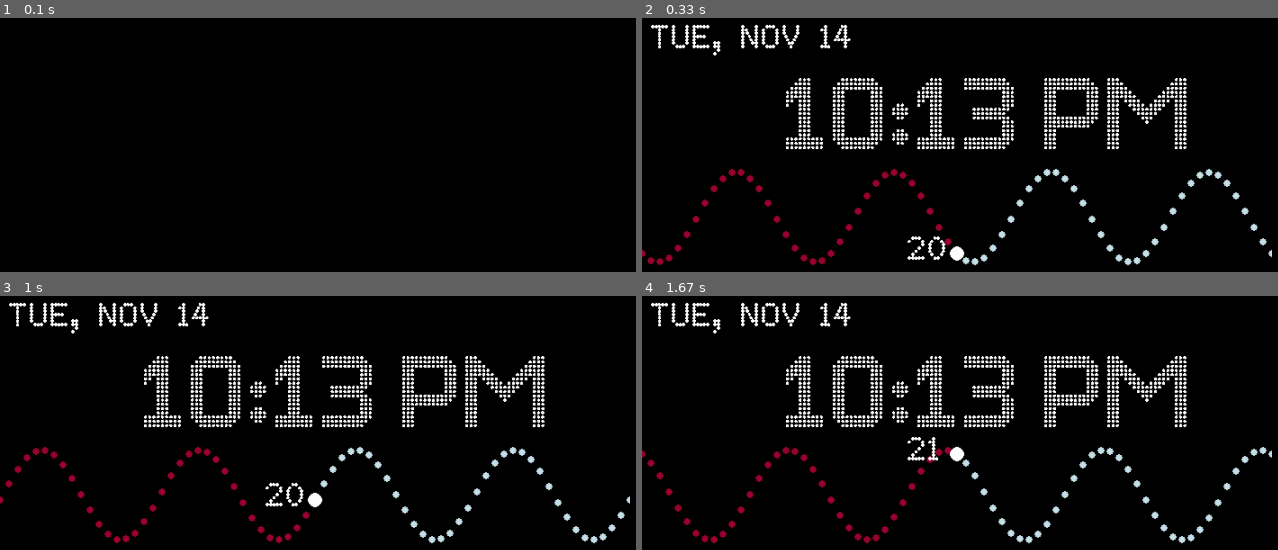
Above: before the commit, frames 1-4 (two rows, left to right).
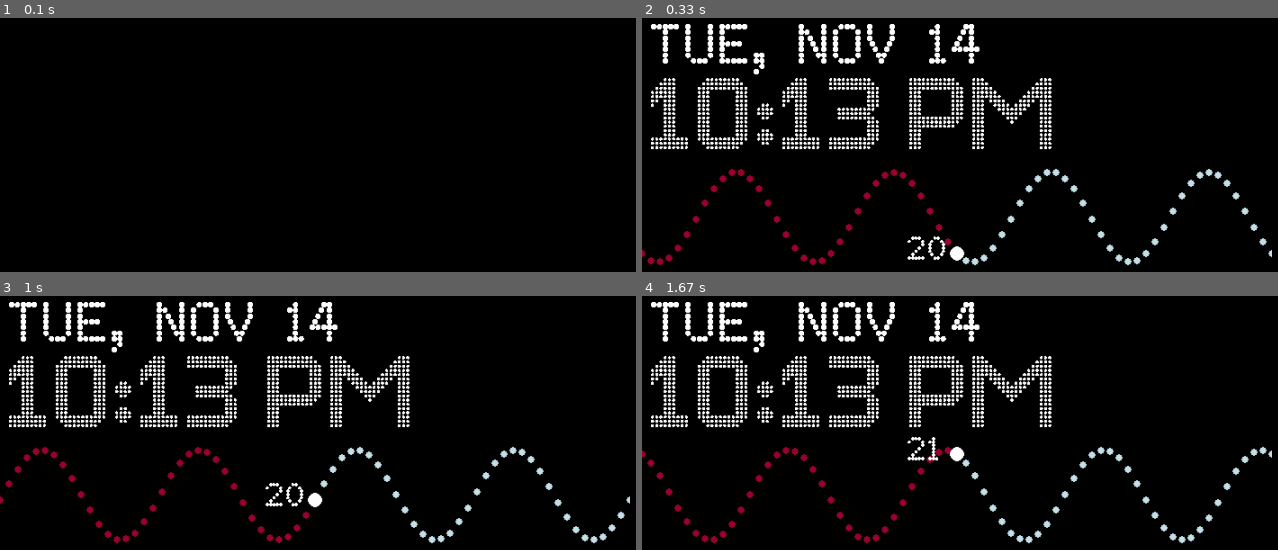
Above: after the commit, the same moments.

Repository: jdogmcsteezy/sinWaveClock
Game: pygame game, started from SinWaveClock.py
The game is run twice, just before and just after one commit, with the same random seed, the same clock (stepped at 60 frames per second) and the same inputs.
Inputs:
- Up to frame 1 (0.1 s): no input
- Up to frame 2 (0.33 s): no input
- Up to frame 3 (1 s): no input
- Up to frame 4 (1.67 s): no input

Frame 1 is identical in both runs. In frame 2, 11% of the frame differs, in the area x 1-86%, y 2-52%; in frame 3, 11%; in frame 4, 11%.

Commit message:
Change naming convention

Diff:
--- a/SinWaveClock.py
+++ b/SinWaveClock.py
@@ -8,58 +8,60 @@
   def __init__(self, height, width, bgColor, lnColor):
     pygame.Surface.__init__(self,(width, height))
     pygame.font.init()
-    self.sin_Length_ = self.get_width()
-    self.sin_DotProximity_ = 1
-    self.sin_Period_ = .25
-    self.sin_Frequency_ = 4
-    self.sin_Amplitude_ = 50 # in px
-    self.sin_YDisplacment_ = 0
-    self.sin_XDisplacment_ = 0
-    self.sin_LnColor_ = lnColor
-    self.sin_LnRadius_ = 4
-    self.bgColor_ = bgColor
-    self.bgSurface_ = pygame.Surface((width, height))
-    self.secondsFont_ = pygame.font.Font((os.path.dirname(os.path.realpath(__file__)) + '/1979_dot_matrix.ttf'), 30)
-    self.dateTimeFont_ = pygame.font.Font((os.path.dirname(os.path.realpath(__file__)) + '/charlie_dotted.ttf'), 150)
-    self.previousSec_ = int(time.time() % 60)
-    self.previousTime_ = time.strftime('%I:%M %p')
-    self.previousDate_ = time.strftime('%a, %b %d')
-    self.secondsSurface_ = self.secondsFont_.render(str(self.previousSec_), False, (255,255,255))
-    self.dateSurface_ = self.secondsFont_.render(str(self.previousDate_), False, (255,255,255))
-    self.timeSurface_ = self.dateTimeFont_.render(str(self.previousTime_), False, (255,255,255))
-    self.bgSurface_.fill(bgColor)
-    self.bgSurface_.convert()
-    self.blit(self.bgSurface_, (0,0))
+    self.sin_Length = self.get_width() + 5
+    self.sin_DotProximity = 10
+    self.sin_Period = .25
+    self.sin_Frequency = 4
+    self.sin_Amplitude = 50 # in px
+    self.sin_YDisplacment = 75
+    self.sin_XDisplacment = 0
+    self.sin_LnColorPrimary = lnColor
+    self.sin_LnColorSecondary = (158,0,49)
+    self.sin_LnRadius = 4
+    self.bgColor = bgColor
+    self.bgSurface = pygame.Surface((width, height))
+    self.secondsFont = pygame.font.Font((os.path.dirname(os.path.realpath(__file__)) + '/1979_dot_matrix.ttf'), 30)
+    self.timeFont = pygame.font.Font((os.path.dirname(os.path.realpath(__file__)) + '/1979_dot_matrix.ttf'), 50)
+    self.dateFont = pygame.font.Font((os.path.dirname(os.path.realpath(__file__)) + '/charlie_dotted.ttf'), 150)
+    self.previousSec = int(time.time() % 60)
+    self.previousTime = time.strftime('%I:%M %p')
+    self.previousDate = time.strftime('%a, %b %d')
+    self.secondsSurface = self.secondsFont.render(str(self.previousSec), False, (255,255,255))
+    self.dateSurface = self.timeFont.render(str(self.previousDate), False, (255,255,255))
+    self.timeSurface = self.dateFont.render(str(self.previousTime), False, (255,255,255))
+    self.bgSurface.fill(bgColor)
+    self.bgSurface.convert()
+    self.blit(self.bgSurface, (0,0))
     self.convert()
 
   def update(self):
     currentTime = time.strftime('%I:%M %p')
     currentDate = time.strftime('%a, %b %d')
     currentSecond = int(time.time() % 60)
-    if self.previousSec_ != currentSecond:
-      self.secondsSurface_ = self.secondsFont_.render(str(currentSecond), False, (255,255,255))
-      self.previousSec_ = currentSecond
-    if self.previousDate_ != currentDate:
-      self.dateSurface_ = self.secondsFont_.render(str(self.previousDate_), False, (255,255,255))
-      self.previousDate_ = currentDate
-    if self.previousTime_ != currentTime:
-      self.timeSurface_ = self.dateTimeFont_.render(str(self.previousTime_), False, (255,255,255))
-      self.previousTime_ = currentTime
+    if self.previousSec != currentSecond:
+      self.secondsSurface = self.secondsFont.render(str(currentSecond), False, (255,255,255))
+      self.previousSec = currentSecond
+    if self.previousDate != currentDate:
+      self.dateSurface = self.dateFont.render(str(currentDate), False, (255,255,255))
+      self.previousDate = currentDate
+    if self.previousTime != currentTime:
+      self.timeSurface = self.timeFont.render(str(currentTime), False, (255,255,255))
+      self.previousTime = currentTime
 
-    self.blit(self.bgSurface_, (0,0))
-    for x in range(0, self.sin_Length_, self.sin_DotProximity_):
-        y = int((self.get_height()/2) + self.sin_Amplitude_*math.sin(self.sin_Frequency_*((float(x)/self.get_width())*(2*math.pi) + ((self.sin_Period_*time.time()*math.pi))))) + self.sin_YDisplacment_
-        pygame.draw.circle(self, self.sin_LnColor_, (x + self.sin_XDisplacment_,y), self.sin_LnRadius_)
-        if (x - (self.sin_Length_)/2) < self.sin_DotProximity_/2 :
-          pygame.draw.circle(self, (158,0,49), (x + self.sin_XDisplacment_,y), 4)
-        if (abs(x - (self.sin_Length_)/2) < self.sin_DotProximity_/2) and (y < self.sin_YDisplacment_ + (self.get_height()/2)) :
-          pygame.draw.circle(self, (255,255,255), (x + self.sin_XDisplacment_,y), 8)
-          self.blit(self.secondsSurface_,(x + self.sin_XDisplacment_ - 55,y - 20))
-        elif (abs(x - (self.sin_Length_)/2) < self.sin_DotProximity_/2) and (y >= self.sin_YDisplacment_ + (self.get_height()/2)):
-          pygame.draw.circle(self, (255,255,255), (x + self.sin_XDisplacment_,y), 8)
-          self.blit(self.secondsSurface_,(x + self.sin_XDisplacment_ - 55,y - 20))
-        self.blit(self.dateSurface_, (10, 10))
-        self.blit(self.timeSurface_, (160, 45))
+    self.blit(self.bgSurface, (0,0))
+    for x in range(0, self.sin_Length, self.sin_DotProximity):
+        y = int((self.get_height()/2) + self.sin_Amplitude*math.sin(self.sin_Frequency*((float(x)/self.get_width())*(2*math.pi) + ((self.sin_Period*time.time()*math.pi))))) + self.sin_YDisplacment
+        pygame.draw.circle(self, self.sin_LnColorPrimary, (x + self.sin_XDisplacment,y), self.sin_LnRadius)
+        if (x - (self.sin_Length)/2) < self.sin_DotProximity/2 :
+          pygame.draw.circle(self, self.sin_LnColorSecondary, (x + self.sin_XDisplacment,y), 4)
+        if (abs(x - (self.sin_Length)/2) < self.sin_DotProximity/2) and (y < self.sin_YDisplacment + (self.get_height()/2)) :
+          pygame.draw.circle(self, (255,255,255), (x + self.sin_XDisplacment,y), 8)
+          self.blit(self.secondsSurface,(x + self.sin_XDisplacment - 55,y - 20))
+        elif (abs(x - (self.sin_Length)/2) < self.sin_DotProximity/2) and (y >= self.sin_YDisplacment + (self.get_height()/2)):
+          pygame.draw.circle(self, (255,255,255), (x + self.sin_XDisplacment,y), 8)
+          self.blit(self.secondsSurface,(x + self.sin_XDisplacment - 55,y - 20))
+        self.blit(self.dateSurface, (10, 10))
+        self.blit(self.timeSurface, (10, 45))
     return self
 
 
@@ -75,13 +77,7 @@
 mainScreen = pygame.display.set_mode((1000,1000))
 #  ___________________ YOU CAN EDIT ALL OF THESE ______________________
 test = SinWaveClock(300, 700, (0,0,0), (198,225,234))
-test.sin_Length_ += 5
-test.sin_DotProximity_ = 10
-test.sin_Period_ = .25
-test.sin_Frequency_ = 4
-test.sin_Amplitude_ = 50 # in px
-test.sin_YDisplacment_ = 75
-test.sin_XDisplacment_ = 0
+
 pygame.display.update(test.get_rect())
 running = True
 while running:
